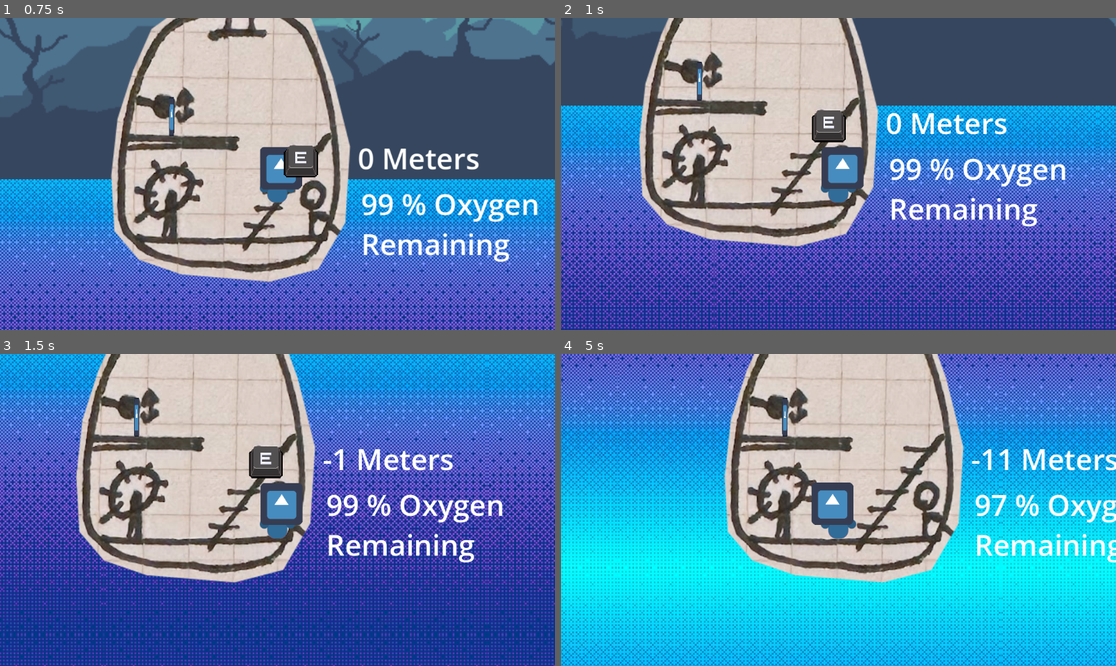
Above: before the commit, frames 1-4 (two rows, left to right).
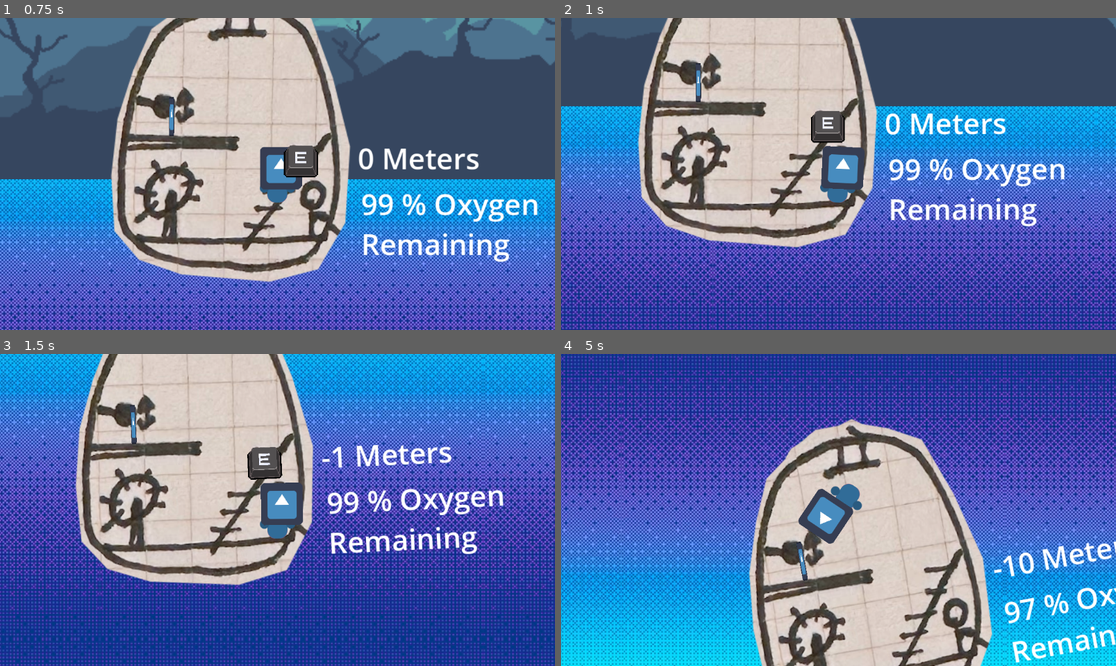
Above: after the commit, the same moments.

Repository: calzila/GGJ_2025
Game: Godot game, scene res://Overworld.tscn
Same seed, same stepped clock (60 frames per second), same inputs: the game is played once before the commit and once after it. The engine's default icon, where the game draws it, is replaced by a stand-in: a white triangle on a blue panel in a dark square.
Inputs:
- Up to frame 1 (0.75 s): tap Enter (ui_accept) at 0.5 s; hold D (move_right) from 0.53 s (still down); tap E (Grab) at 0.6 s
- Up to frame 2 (1 s): keep holding D (move_right); tap Enter (ui_accept) at 0.77 s
- Up to frame 3 (1.5 s): keep holding D (move_right); tap E (Grab) at 1.35 s
- Up to frame 4 (5 s): tap Enter (ui_accept) at 1.52, 3.02, 3.77, 4.52 s; release D (move_right) at 2.03 s; hold A (move_left) 2.03-2.78 s; tap E (Grab) every 0.75 s from 2.1 to 4.35 s; hold D (move_right) 2.78-4.28 s; hold A (move_left) from 4.28 s (still down)

Frame 1 is identical in both runs. In frame 2, 37% of the frame differs, in the area x 0-100%, y 0-100%; in frame 3, 39%; in frame 4, 87%.
Error before the commit: Invalid assignment of property or key 'playerIsHolding' with value of type 'bool' on a base object of type 'Nil'. (res://grabber.gd:33)
Error after the commit: Invalid assignment of property or key 'playerIsHolding' with value of type 'bool' on a base object of type 'Nil'. (res://grabber.gd:35)

Commit message:
Adding torque when we turn

Diff:
--- a/Character.tscn
+++ b/Character.tscn
@@ -9,7 +9,6 @@
 size = Vector2(85, 114)
 
 [node name="CharacterBody2D" type="RigidBody2D"]
-lock_rotation = true
 contact_monitor = true
 max_contacts_reported = 1
 script = ExtResource("1_4636m")
--- a/TheSub.tscn
+++ b/TheSub.tscn
@@ -21,7 +21,6 @@
 
 [node name="Node2D" type="RigidBody2D"]
 mass = 2.0
-lock_rotation = true
 linear_damp = 4.0
 angular_damp = 20.0
 script = ExtResource("1_552i2")
--- a/grabber.gd
+++ b/grabber.gd
@@ -10,8 +10,10 @@
 
 # Called when the node enters the scene tree for the first time.
 func _ready() -> void:
-	pass # Replace with function body.
-
+	if associatedLever != null:
+		associatedLever.parentGrabber = self
+	else:
+		pass
 
 
 # Called every frame. 'delta' is the elapsed time since the previous frame.
--- a/lever.gd
+++ b/lever.gd
@@ -4,6 +4,7 @@
 var inputValue = 0.0
 
 var player
+var parentGrabber
 
 # Called when the node enters the scene tree for the first time.
 func _ready() -> void:
@@ -18,6 +19,10 @@
 		inputValue = Input.get_axis("move_left", "move_right")
 		$PivotPoint.rotation = $PivotPoint.rotation + (inputValue * 0.5 - $PivotPoint.rotation) * (delta * 10)
 
+		parentGrabber.theSub.apply_central_force(Vector2(inputValue,0) * 90000 * delta)
+
+		parentGrabber.theSub.apply_torque((inputValue) * 20000000 * delta)
+
 		if player != null:
 			player.hand_L.global_position = $PivotPoint/HandSpot_L.global_position
 			player.hand_R.global_position = $PivotPoint/HandSpot_R.global_position
